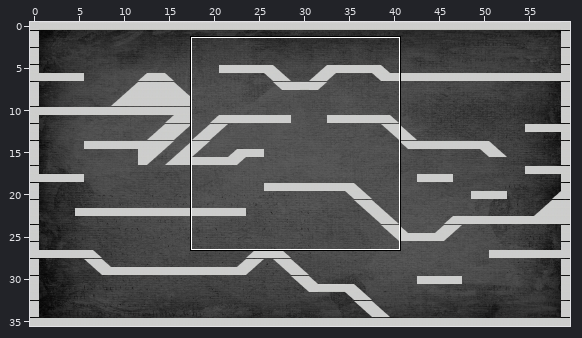
Two versions of a level (Tiled map, Unstoppable_Bros/android/assets/UbrosMap/UbrosMap.tmx). The first picture is a wide view before the edit; the outline marks the close-up.
Close-up. Earlier state:
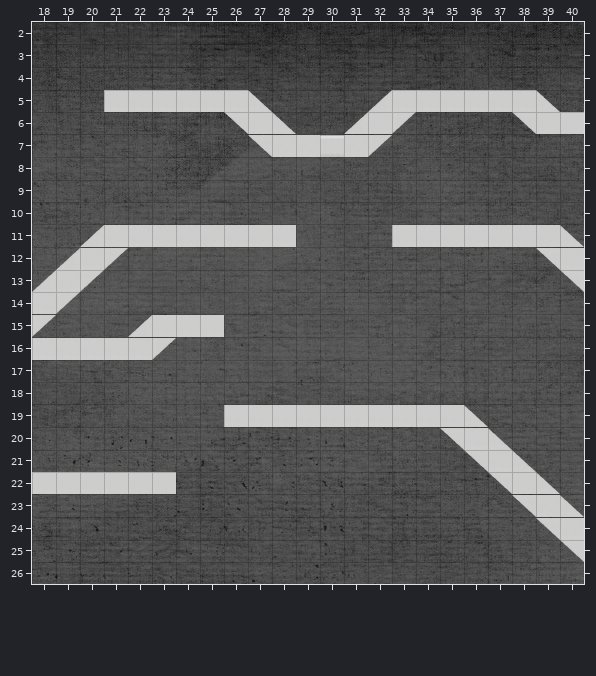
Cells are 32x30 px. Shown: x 18..40, y 2..26. The commit also changed other parts of the map, which this record leaves out.
The result:
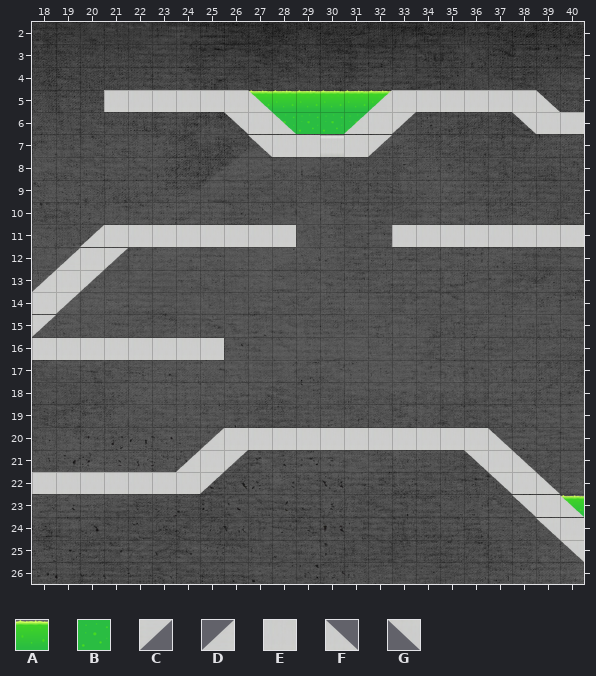
Key: from "Acid": A 0, B 1; from "GroundInvertedTriangle": C 0, D 0 turned 180; from "GroundMiddleQuad": E 0; from "GroundTriangle": F 0, G 0 turned 180.
_ is an empty cell.
Tiles of an added or newly shown layer are drawn over the layers below it.
Changes in this commit:
{"where": "layer \"Graphics\" (removed)"}
{"y":5,"x":27,"old":"F","new":"_"}
{"y":5,"x":32,"old":"D","new":"_"}
{"y":6,"x":28,"old":"F","new":"_"}
{"y":6,"x":31,"old":"D","new":"_"}
{"y":11,"x":40,"old":"F","new":"_"}
{"y":12,"x":39,"old":"GE","new":"__"}
{"y":13,"x":40,"old":"G","new":"_"}
{"y":15,"x":22,"old":"DEEE","new":"____"}
{"y":16,"x":23,"old":"C","new":"_"}
{"y":19,"x":26,"old":"EEEEEEEEEEF","new":"___________"}
{"y":20,"x":35,"old":"G","new":"_"}
{"y":23,"x":40,"old":"F","new":"_"}
{"where": "layer \"Graphics - Acid\" (added)"}
{"y":5,"x":27,"old":"______","new":"AAAAAA"}
{"y":6,"x":28,"old":"____","new":"BBBB"}
{"y":23,"x":40,"old":"_","new":"A"}
{"where": "layer \"Graphics - Ground\" (added)"}
{"y":5,"x":27,"old":"_","new":"F"}
{"y":5,"x":32,"old":"_","new":"D"}
{"y":6,"x":28,"old":"_","new":"F"}
{"y":6,"x":31,"old":"_","new":"D"}
{"y":11,"x":40,"old":"_","new":"E"}
{"y":16,"x":23,"old":"___","new":"EEE"}
{"y":20,"x":25,"old":"___________","new":"DEEEEEEEEEE"}
{"y":21,"x":24,"old":"___","new":"DEC"}
{"y":22,"x":24,"old":"__","new":"EC"}
{"y":23,"x":40,"old":"_","new":"F"}
{"label":"changed","picture_box":[249,90,391,134]}
{"label":"changed","picture_box":[536,225,584,292]}
{"label":"changed","picture_box":[128,315,224,360]}
{"label":"changed","picture_box":[176,405,488,494]}
{"label":"changed","picture_box":[561,495,584,517]}
